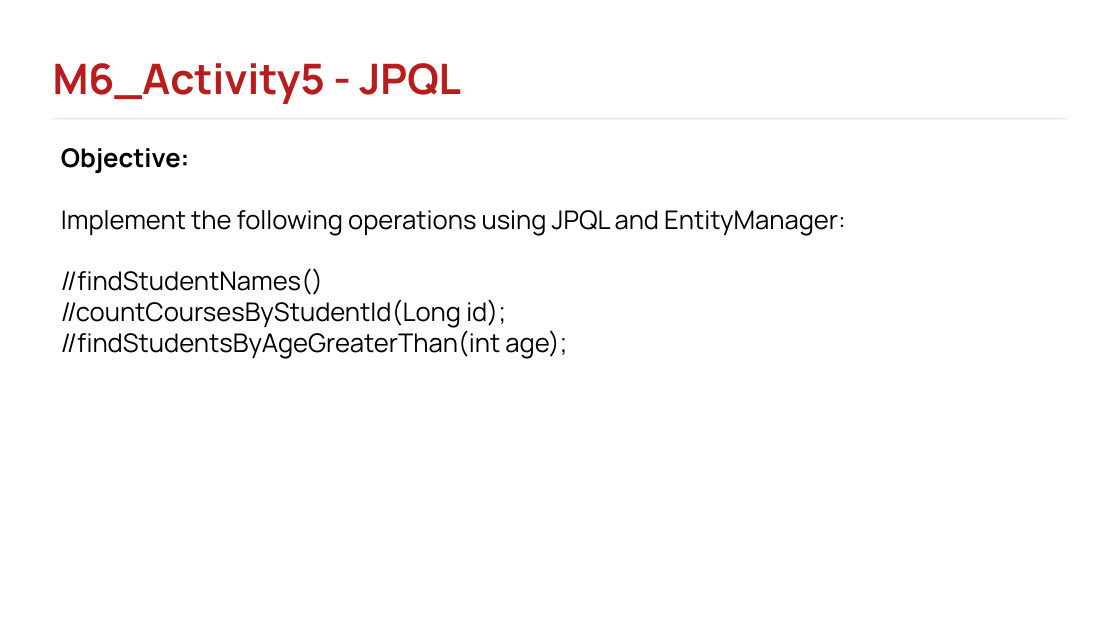
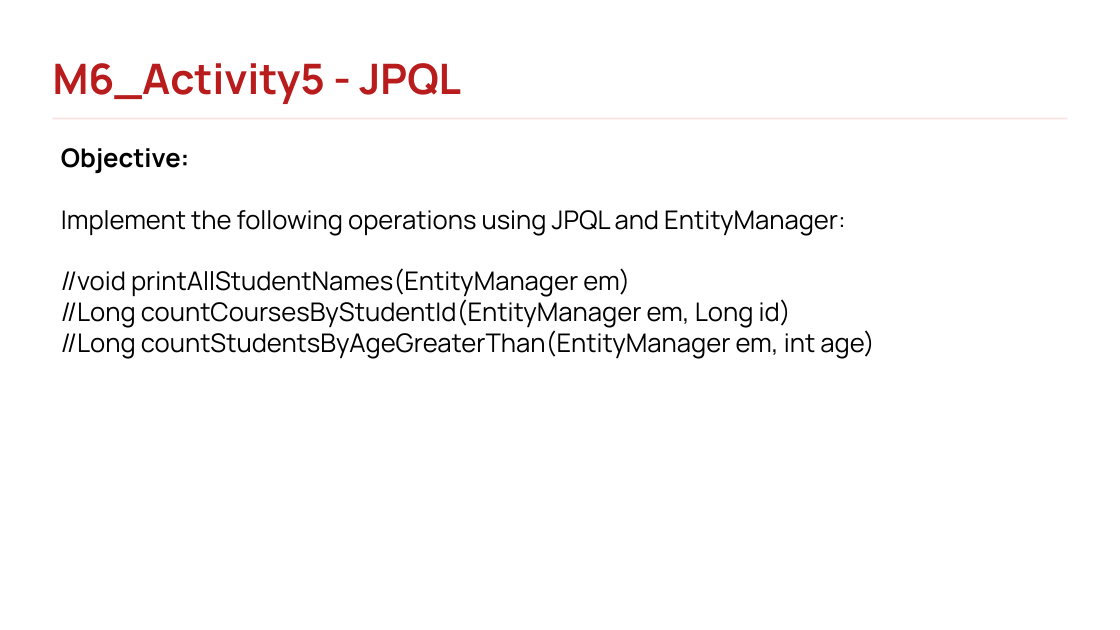
Before and after one commit to rlimosenero/rey-limosenero_java101, a slide deck: slide 134 of Java Persistence & Hibernate.pptx (slide 128 before the commit). Drawn at 1120x630 pixels with LibreOffice and Linux fonts; fonts in the diff are those of the drawing; background and template pictures are left out. Boxes give left, top, right and bottom in pixels: in the first picture for what was removed or moved away, otherwise in the second. Text is boxed around its words. In the diff, an @@ line names an element or a change of style, - is before the commit and + after.

```diff
--- a/Java Persistence & Hibernate.pptx
+++ b/Java Persistence & Hibernate.pptx
@@ text at (x1=61, y1=268, x2=874, y2=359): text changed @@
-//findStudentNames()
-//countCoursesByStudentId(Long id);
-//findStudentsByAgeGreaterThan(int age);
+//void printAllStudentNames(EntityManager em)
+//Long countCoursesByStudentId(EntityManager em, Long id)
+//Long countStudentsByAgeGreaterThan(EntityManager em, int age)
```
Also in this commit, not shown: 22 other slides changed, 27 slides added, 4 slides removed.
